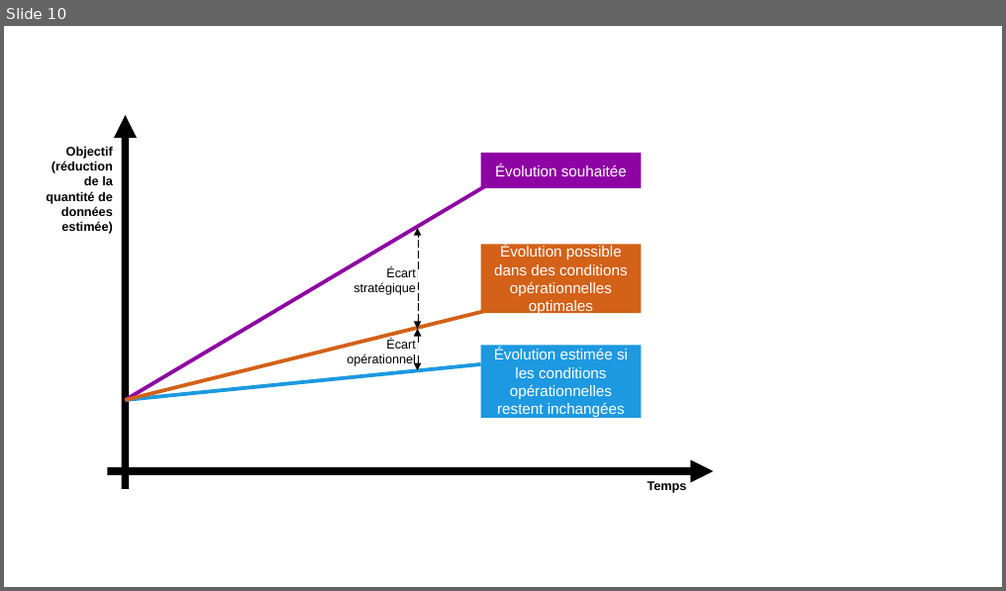
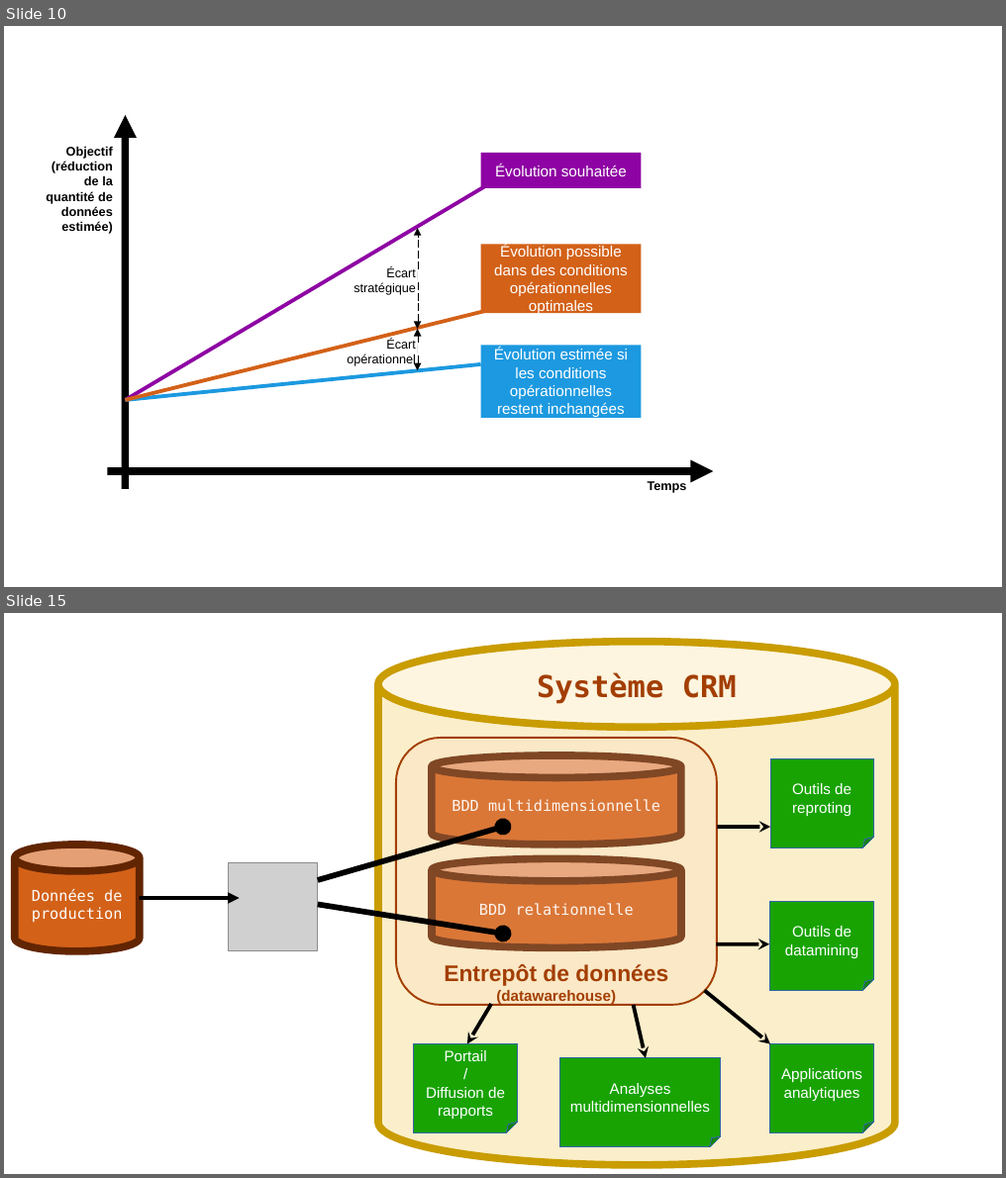
Before and after one commit to gattardm/P6, a slide deck: ressources/dépendances fonctionnelles.odp. Shown one above the other, each under a label of ours: slide 10 before the commit, slides 10 and 15 after it; the slides between them are not shown. The pictures are 1006x591 and 1006x1178 pixels, drawn with LibreOffice and Linux fonts; fonts in the diff are those of the drawing; grey boxes stand for pictures. Boxes give left, top, right and bottom in pixels: in the first picture for what was removed or moved away, otherwise in the second. Text is boxed around its words. In the diff, an @@ line names an element or a change of style, - is before the commit and + after.

```diff
--- a/ressources/dépendances fonctionnelles.odp
+++ b/ressources/dépendances fonctionnelles.odp
@@ slide 15 added at [4,613,1002,1174], background #FFFFFF @@
@@ cylinder added at [378,641,895,1165], fill #F5CD53 at 30% opacity, outline #C99C00 6.01 pt @@
@@ text added at [537,672,737,703], 24 pt, text #A33E03, bold @@
+Système CRM
@@ rounded rectangle added at [396,738,717,1005], fill #F9CFB5 at 20% opacity, outline #A33E03 1.5 pt @@
@@ cylinder added at [432,756,681,844], fill #D36118, outline #622502 6.01 pt, 12 pt, text #FFFFFF @@
+BDD multidimensionnelle
@@ folded corner added at [771,760,874,849], fill #18A303, outline #3465A4 0 pt, 12 pt, text #FFFFFF @@
+Outils de reproting
@@ cylinder added at [15,845,140,952], fill #D36118, outline #622502 6.01 pt, 12 pt, text #FFFFFF @@
+Données de production
@@ arrow added from (317, 880) to (503, 827), #000000 4.51 pt @@
@@ arrow added from (718, 827) to (771, 827), #000000 3 pt @@
@@ picture added at [229,862,317,952] @@
@@ cylinder added at [432,860,681,948], fill #D36118, outline #622502 6.01 pt, 12 pt, text #FFFFFF @@
+BDD relationnelle
@@ arrow added from (140, 898) to (240, 898), #000000 3 pt @@
@@ arrow added from (317, 905) to (503, 934), #000000 4.51 pt @@
@@ folded corner added at [771,902,874,990], fill #18A303, outline #3465A4 0 pt, 12 pt, text #FFFFFF @@
+Outils de datamining
@@ text added at [444,964,668,1005], 18 pt, text #A33E03, bold @@
+Entrepôt de données
+(datawarehouse)
@@ arrow added from (717, 945) to (770, 945), #000000 3 pt @@
@@ arrow added from (705, 990) to (770, 1044), #000000 3 pt @@
@@ arrow added from (491, 1004) to (467, 1044), #000000 3 pt @@
@@ arrow added from (634, 1005) to (647, 1059), #000000 3 pt @@
@@ folded corner added at [414,1044,518,1133], fill #18A303, outline #3465A4 0 pt, 12 pt, text #FFFFFF @@
+Portail
+/
+Diffusion de rapports
@@ folded corner added at [770,1044,873,1133], fill #18A303, outline #3465A4 0 pt, 12 pt, text #FFFFFF @@
+Applications analytiques
@@ folded corner added at [560,1059,721,1148], fill #18A303, outline #3465A4 0 pt, 12 pt, text #FFFFFF @@
+Analyses multidimensionnelles
```
Also in this commit, not shown: 2 slides changed, 3 other slides added, 1 other file.
